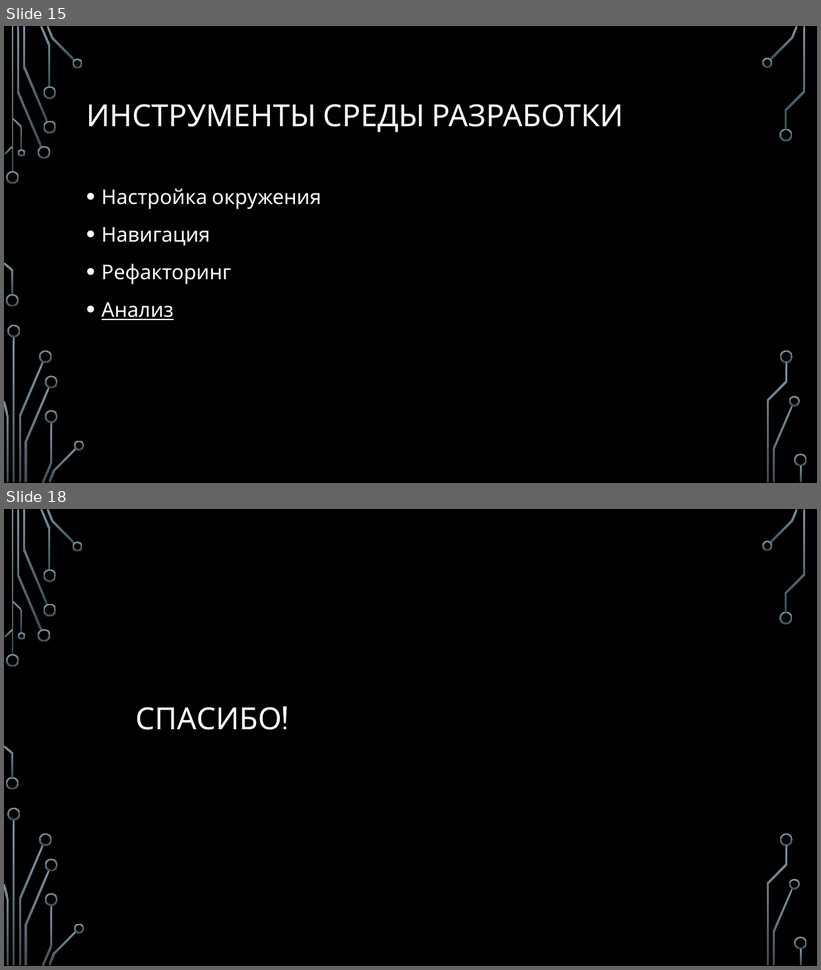
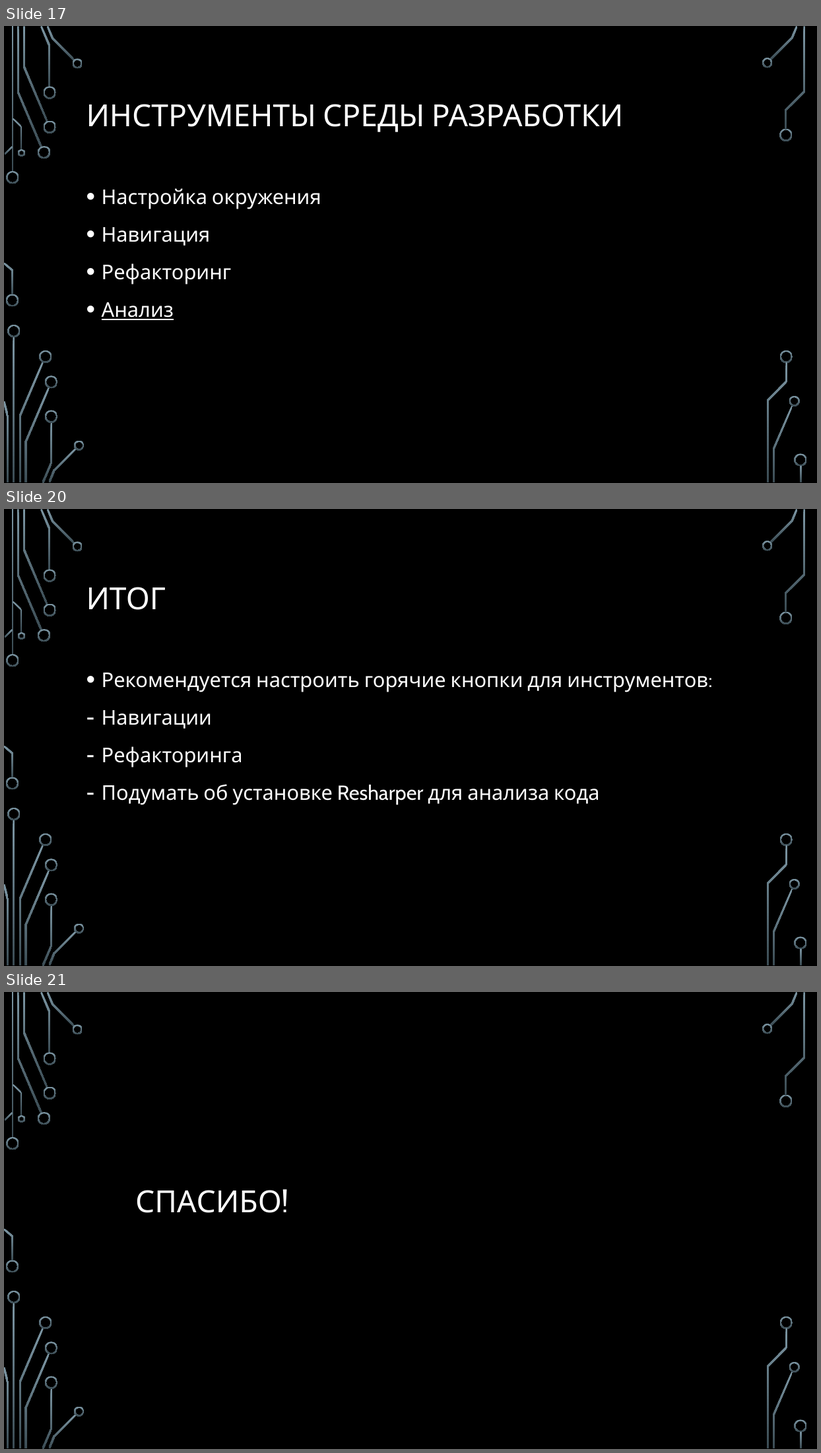
Before and after one commit to sergeyryskulov/Presentations, a slide deck: 09. Среда разработки/Среда разработки.pptx. Shown one above the other, each under a label of ours: slides 15 and 18 before the commit, slides 17, 20 and 21 after it; the slides between them are not shown. The pictures are 821x970 and 821x1453 pixels, drawn with LibreOffice and Linux fonts; fonts in the diff are those of the drawing; background and template pictures are left out. Boxes give left, top, right and bottom in pixels: in the first picture for what was removed or moved away, otherwise in the second. Text is boxed around its words. In the diff, an @@ line names an element or a change of style, - is before the commit and + after.

```diff
--- a/09. Среда разработки/Среда разработки.pptx
+++ b/09. Среда разработки/Среда разработки.pptx
@@ slide 20 added at <box>4,509,817,966</box>, background picture (left out); not listed: 36 template elements that a slide beside it also shows @@
@@ title added at <box>86,587,166,610</box>, 36 pt, text #FFFFFF @@
+ИТОГ
@@ text added at <box>102,673,708,805</box>, 24 pt, text #FFFFFF @@
+• Рекомендуется настроить горячие кнопки для инструментов:
+– Навигации
+– Рефакторинга
+– Подумать об установке Resharper для анализа кода
@@ what was slide 15 is now slide 17 @@
@@ what was slide 18 is now slide 21 @@
```
Also in this commit, not shown: 5 slides changed, 2 other slides added.
